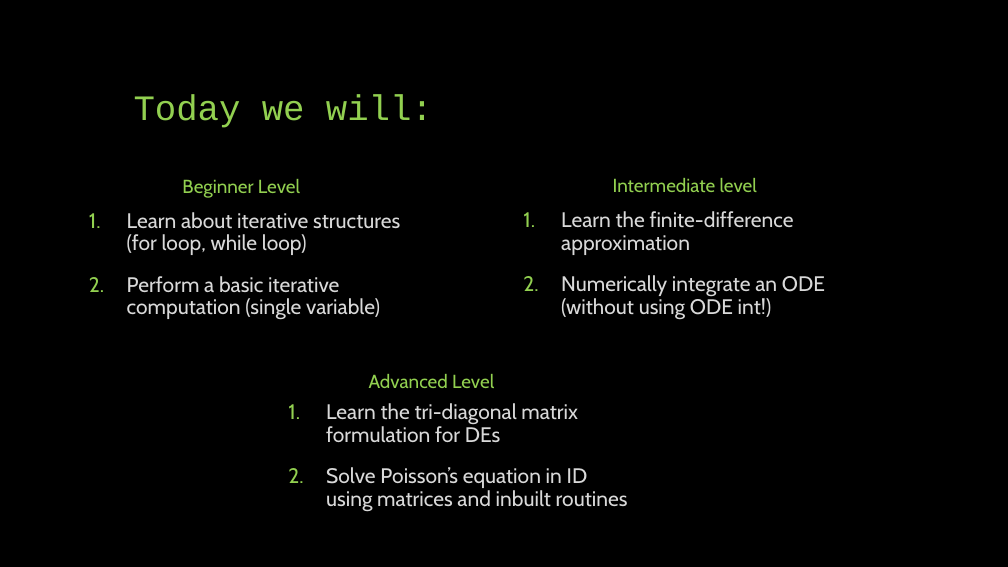
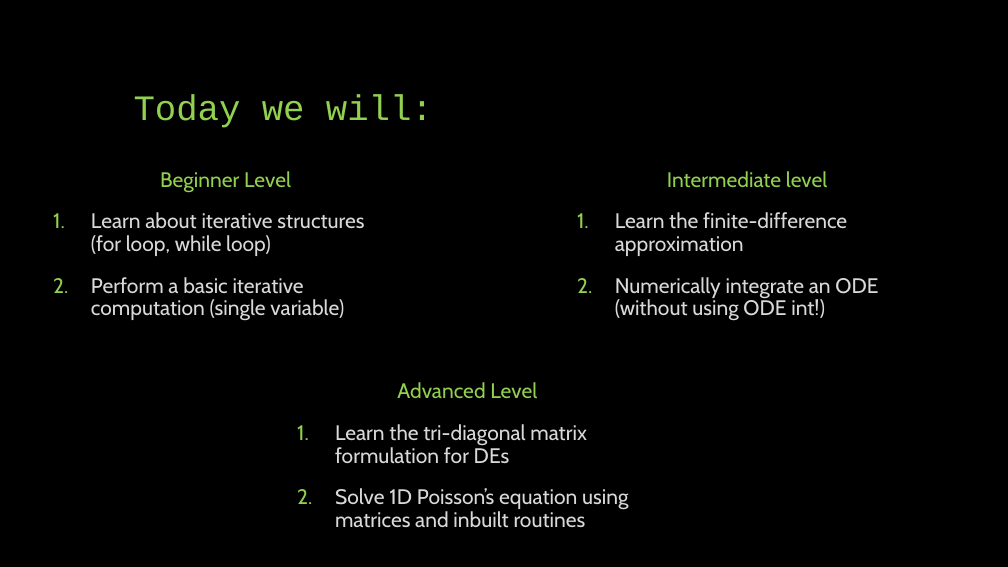
Before and after one commit to phys3112/Tutorials-with-Matt, a slide deck: slide 2 of Tutorial 5 Iterative methods.pptx. Drawn at 1008x567 pixels with LibreOffice and Linux fonts; fonts in the diff are those of the drawing. Boxes give left, top, right and bottom in pixels: in the first picture for what was removed or moved away, otherwise in the second. Text is boxed around its words. In the diff, an @@ line names an element or a change of style, - is before the commit and + after.

```diff
--- a/Tutorial 5 Iterative methods.pptx
+++ b/Tutorial 5 Iterative methods.pptx
@@ text "Beginner Level": place and size @@
-text "Beginner Level" at bbox=[127, 212, 400, 320]
+text "Beginner Level" at bbox=[91, 171, 364, 321]
@@ text at bbox=[160, 171, 291, 193]: paragraph added @@
+Beginner Level
@@ text removed at bbox=[182, 179, 300, 198] @@
-Beginner Level
@@ text "Intermediate level": place and size @@
-text "Intermediate level" at bbox=[561, 211, 825, 320]
+text "Intermediate level" at bbox=[615, 171, 878, 321]
@@ text removed at bbox=[613, 178, 757, 192] @@
-Intermediate level
@@ text at bbox=[667, 171, 827, 188]: paragraph added @@
+Intermediate level
@@ text "Advanced Level": place and size @@
-text "Advanced Level" at bbox=[326, 403, 628, 512]
+text "Advanced Level" at bbox=[335, 382, 628, 528]
@@ text removed at bbox=[369, 374, 494, 388] @@
-Advanced Level
@@ text at bbox=[397, 382, 537, 398]: paragraph added @@
+Advanced Level
@@ text at bbox=[335, 488, 628, 528]: text changed @@
-2. Solve Poisson’s equation in ID using matrices and inbuilt routines
+2. Solve 1D Poisson’s equation using matrices and inbuilt routines
```
Also in this commit, not shown: 7 other slides changed, 1 slide added, 2 slides removed, 1 other file.
